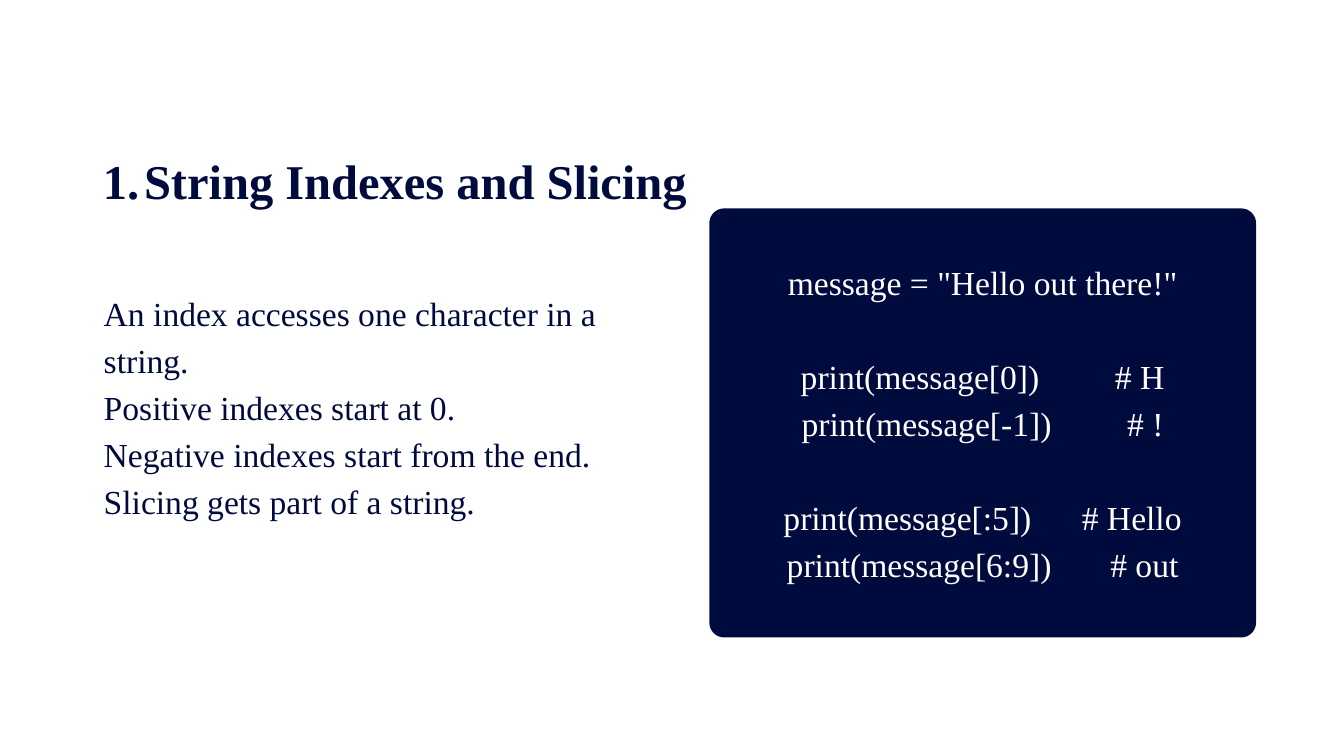
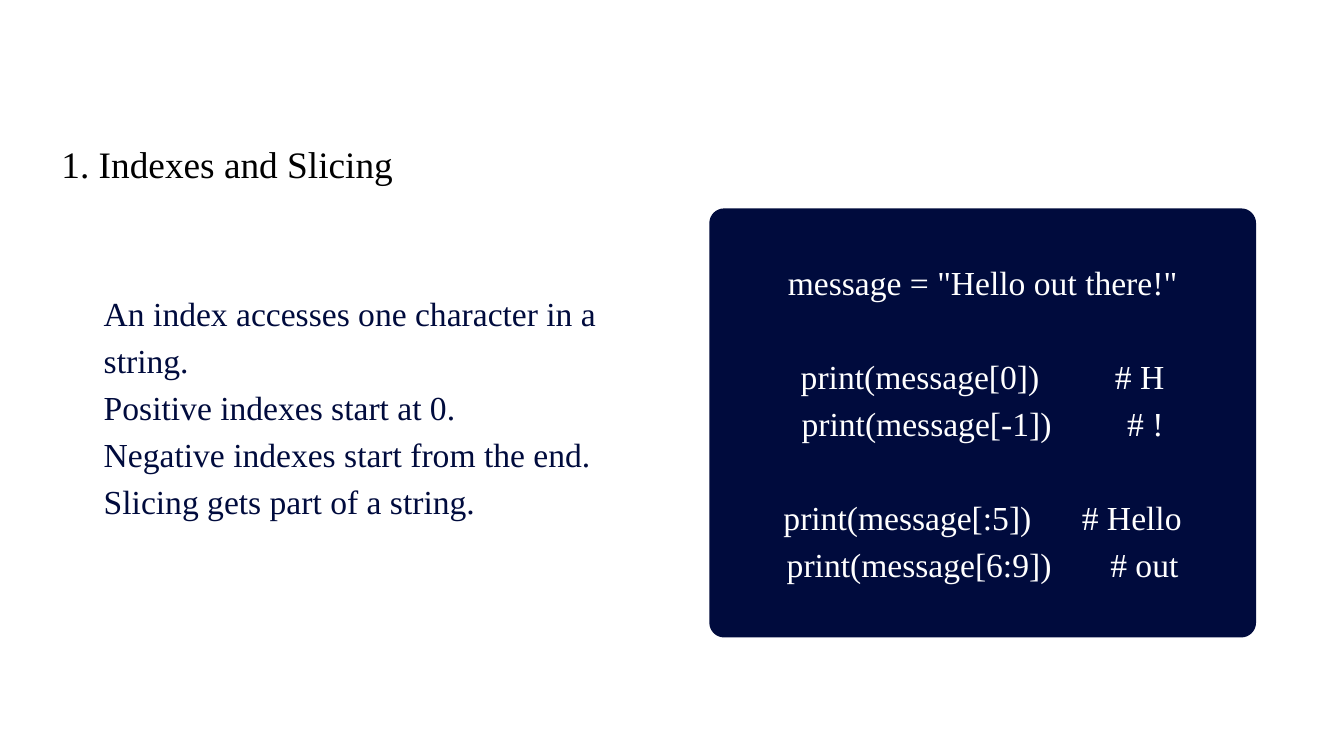
Before and after one commit to Wendy-Chen56/murachs_python_section_2, a slide deck: slide 2 of slides/chapter_10_How_to_Work_with_Strings.pptx. Drawn at 1344x756 pixels with LibreOffice and Linux fonts; fonts in the diff are those of the drawing. Boxes give left, top, right and bottom in pixels: in the first picture for what was removed or moved away, otherwise in the second. Text is boxed around its words. In the diff, an @@ line names an element or a change of style, - is before the commit and + after.

```diff
--- a/slides/chapter_10_How_to_Work_with_Strings.pptx
+++ b/slides/chapter_10_How_to_Work_with_Strings.pptx
@@ text at [61,152,393,185]: text changed; size 52 to 40 pt; text colour #000B3D to #000000; bold off @@
-  1. String Indexes and Slicing
+1. Indexes and Slicing
```
Also in this commit, not shown: 6 other slides changed, 2 slides added, 1 other file.
